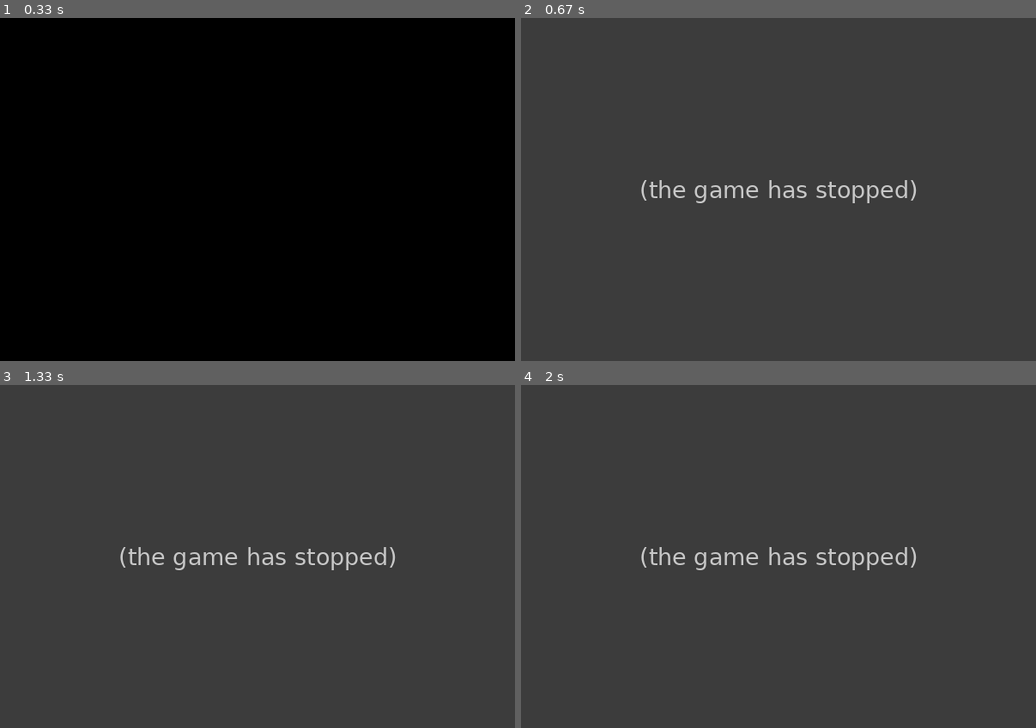
Above: before the commit, frames 1-4 (two rows, left to right).
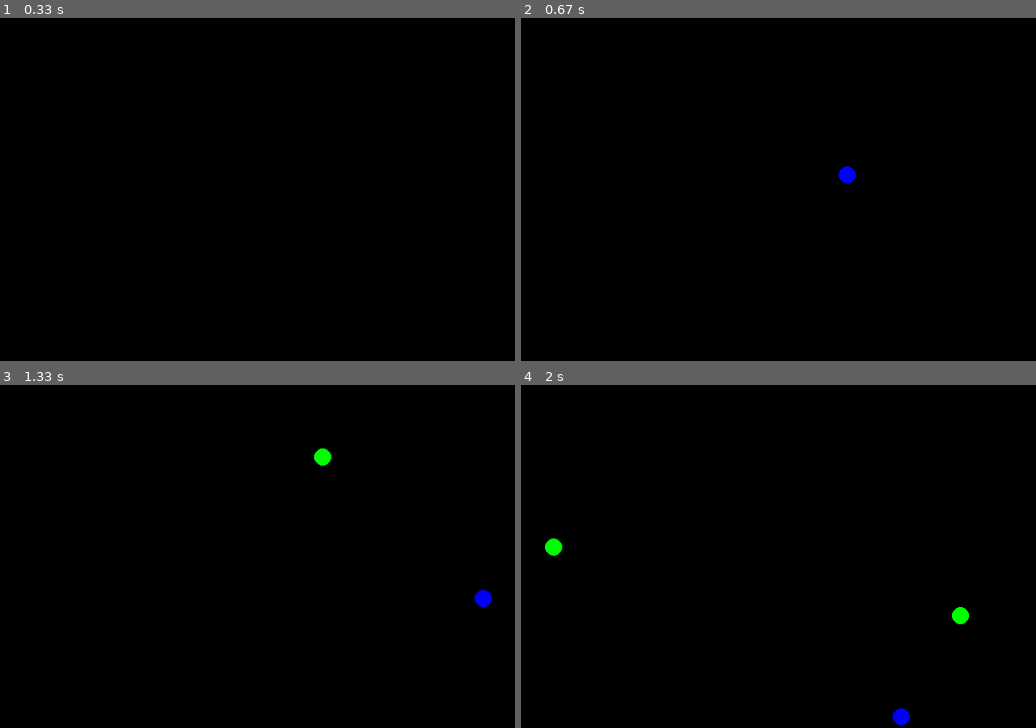
Above: after the commit, the same moments.

Repository: TharitSinsunthorn/Comsem
Game: pygame game, started from particle_main.py
Two runs of this game, one before a commit and one after it. Both use one fixed random seed, a clock stepped at 60 frames per second and the inputs below.
Inputs (mouse positions are in pixels of both pictures, inside the frame that each line leads up to):
- Up to frame 1 (0.33 s): no input
- Up to frame 2 (0.67 s): right-click (778, 210) at 0.38 s
- Up to frame 3 (1.33 s): click (309, 631) at 0.72 s; click (334, 436) at 1.05 s
- Up to frame 4 (2 s): click (644, 429) at 1.38 s; click (593, 546) at 1.72 s

Frame 1 is identical in both runs. In frame 2, 100% of the frame differs, in the area x 0-100%, y 0-100%; in frame 3, 100%; in frame 4, 100%.
Error before the commit: TypeError: Particle.__init__() got an unexpected keyword argument 'postmove_stategy' (partic...; the game stopped at 0.38 s (later frames are placeholders)

Commit message:
chap6_objcomp_StrategyState

Diff:
--- a/particle.py
+++ b/particle.py
@@ -1,17 +1,21 @@
 import pygame
 
-def bounce_on_boundary(p):
-    x, y = p.x, p.y
-    vx, vy = p.vel.x, p.vel.y
-    width, height = p.world.width, p.world.height
-    radius = p.radius
-    e = 0.95
-    if (x < 0 + radius and vx < 0) or (x > width - radius and vx > 0):
-        p.vel.x *= -e
-    if y > height - radius and vy > 0:
-        p.vel.y *= -e
-        # constrain particle on or above the floor
-        p.pos.y = height - radius
+class BounceOnBoundaryStrategy:
+    def __init__(self, restitution=0.95):
+        self.restitution = restitution
+
+    def __call__(self, p):
+        x, y = p.x, p.y
+        vx, vy = p.vel.x, p.vel.y
+        width, height = p.world.width, p.world.height
+        radius = p.radius
+        e = self.restitution
+        if (x < 0 + radius and vx < 0) or (x > width - radius and vx > 0):
+            p.vel.x *= -e
+        if y > height - radius and vy > 0:
+            p.vel.y *= -e
+            # constrain particle on or above the floor
+            p.pos.y = height - radius
 
 class World:
     def __init__(self, width, height, dt, gy):
--- a/particle_main.py
+++ b/particle_main.py
@@ -28,7 +28,8 @@
         if button == 1:
             p = particle.Particle(pos, (vx, vy), self.world, color="green")
         elif button == 3:
-            p = particle.ConfinedParticle(pos, (vx, vy), self.world, color="blue", postmove_stategy=particle.bounce_on_boundary)
+            p = particle.ConfinedParticle(pos, (vx, vy), self.world, color="blue",
+                                          postmove_strategy=particle.BounceOnBoundaryStrategy())
         else:
             return
         self.particle_list.append(p)
